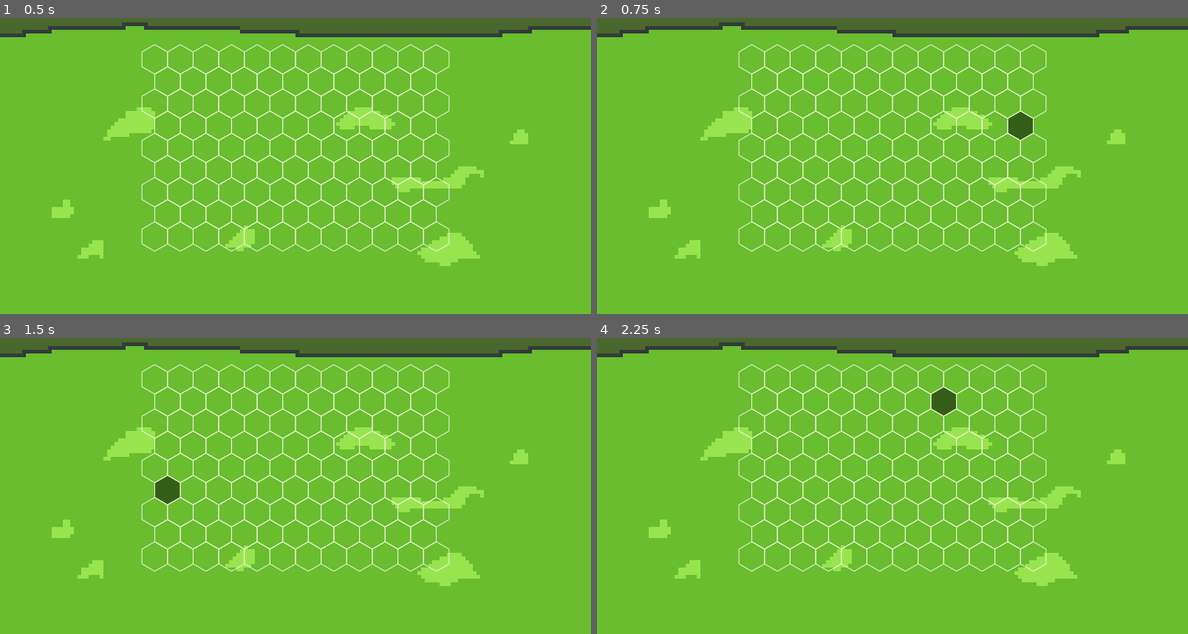
Above: before the commit, frames 1-4 (two rows, left to right).
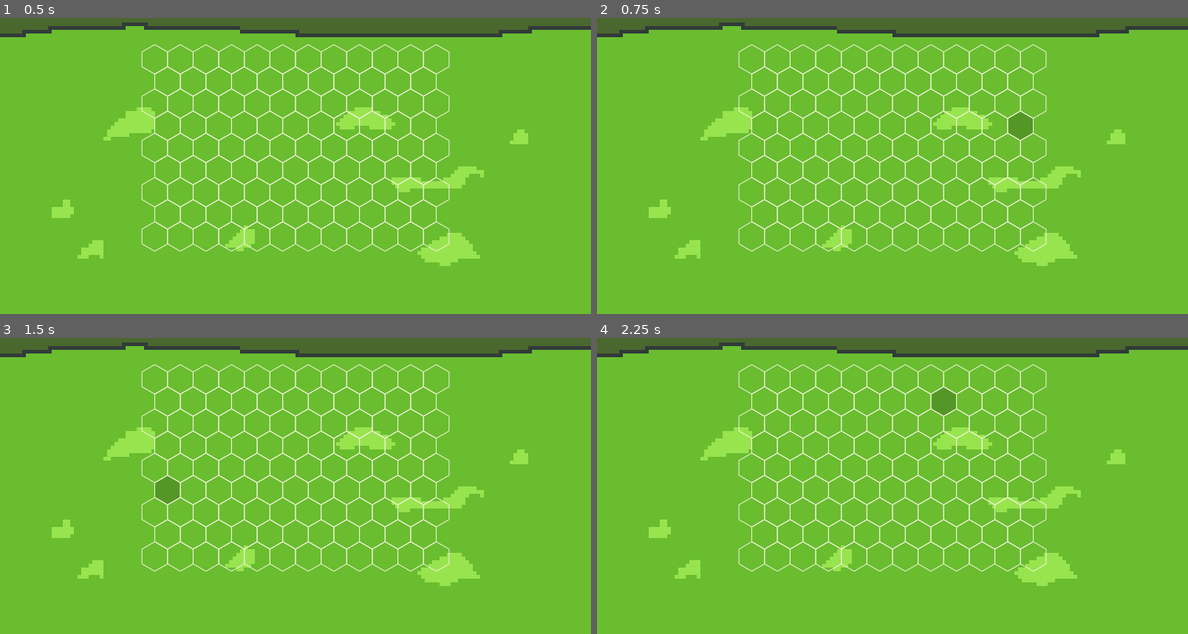
Above: after the commit, the same moments.

Repository: jerome-ceccato/HommLite
Game: Godot game, scene res://combat/CombatScene.tscn
Same seed, same stepped clock (60 frames per second), same inputs: the game is played once before the commit and once after it.
Inputs (mouse positions are in pixels of both pictures, inside the frame that each line leads up to):
- Up to frame 1 (0.5 s): no input
- Up to frame 2 (0.75 s): tap Enter at 0.5 s; move the mouse to (1022, 130) at 0.52 s
- Up to frame 3 (1.5 s): tap Space at 1.25 s; move the mouse to (177, 486) at 1.27 s
- Up to frame 4 (2.25 s): tap Enter at 2 s; move the mouse to (951, 394) at 2.02 s

Frame 1 is identical in both runs. In frame 2, 0.3% of the frame differs, in the area x 69-74%, y 31-42%; in frame 3, 0.3%; in frame 4, 0.3%, in the area x 56-61%, y 16-27%.

Commit message:
refactor

Diff:
--- a/hommlite/combat/Grid.gd
+++ b/hommlite/combat/Grid.gd
@@ -14,7 +14,7 @@
 func _draw():
 	if _hovered_cell != null:
 		var color = Color.black
-		color.a = 0.5
+		color.a = 0.2
 		draw_polygon(_hovered_cell.points, [color])
 
 	for cell in hexgrid.cells.values():
--- /dev/null
+++ b/hommlite/combat/hexgrid/HexCell.gd
@@ -0,0 +1,22 @@
+extends Reference
+
+# Represents a single cell in a hex grid
+class_name HexCell
+
+var size: Vector2
+var center: Vector2
+
+var points: Array
+
+func _init(size1: Vector2, center1: Vector2):
+	center = center1
+	size = size1
+	points = [
+		Vector2(center.x - (size.x / 2), center.y - (size.y / 4)),
+		Vector2(center.x, center.y - (size.y / 2)),
+		Vector2(center.x + (size.x / 2), center.y - (size.y / 4)),
+		Vector2(center.x + (size.x / 2), center.y + (size.y / 4)),
+		Vector2(center.x, center.y + (size.y / 2)),
+		Vector2(center.x - (size.x / 2), center.y + (size.y / 4)),
+		Vector2(center.x - (size.x / 2), center.y - (size.y / 4))
+	]
--- /dev/null
+++ b/hommlite/combat/hexgrid/HexCoords.gd
@@ -0,0 +1,19 @@
+extends Reference
+
+# Represents the 2D coordinates of a cell in a hex grid
+class_name HexCoords
+
+var x: int
+var y: int
+
+# to use a dictionary key
+var index: int
+
+func _init(x1: int, y1: int):
+	x = x1
+	y = y1
+
+	index = y * 100 + x
+
+func _to_string():
+	return "x: %s, y: %s" % [x, y]
--- a/hommlite/combat/hexgrid/HexGrid.gd
+++ b/hommlite/combat/hexgrid/HexGrid.gd
@@ -5,8 +5,8 @@
 export(int) var cells_row_count := 9
 export(int) var cells_col_count := 11
 
-# All the cells
-var cells: Dictionary # [str(HexPos): HexCell]
+# all the cells
+var cells: Dictionary # [str(HexCoords): HexCell]
 
 # private internal
 var cell_width: float
@@ -17,41 +17,7 @@
 var grid_h: float
 
 # Hex pos (TODO: replace with Vector2i when available)
-class HexPos extends Object:
-	var x: int
-	var y: int
 
-	var index: int
-
-	func _init(x1: int, y1: int):
-		x = x1
-		y = y1
-
-		index = y * 100 + x
-
-	func _to_string():
-		return "x: %s, y: %s" % [x, y]
-
-
-# Hex cell
-class HexCell:
-	var size: Vector2
-	var center: Vector2
-
-	var points: Array
-
-	func _init(size1: Vector2, center1: Vector2):
-		center = center1
-		size = size1
-		points = [
-			Vector2(center.x - (size.x / 2), center.y - (size.y / 4)),
-			Vector2(center.x, center.y - (size.y / 2)),
-			Vector2(center.x + (size.x / 2), center.y - (size.y / 4)),
-			Vector2(center.x + (size.x / 2), center.y + (size.y / 4)),
-			Vector2(center.x, center.y + (size.y / 2)),
-			Vector2(center.x - (size.x / 2), center.y + (size.y / 4)),
-			Vector2(center.x - (size.x / 2), center.y - (size.y / 4))
-		]
 
 func _ready():
 	cell_width = cell_size * sqrt(3)
@@ -74,21 +40,21 @@
 
 		for x in range(x_range):
 			var x_offset = base_x_offset + (x * cell_h_offset)
-			var pos = HexPos.new(x, y)
+			var pos = HexCoords.new(x, y)
 			var cell = HexCell.new(cell_size, Vector2(x_offset, y_offset))
 			cells[pos.index] = cell
 
-func get_cell(pos: HexPos) -> HexCell:
+func get_cell(pos: HexCoords) -> HexCell:
 	var index = pos.index
 	return cells[index] if cells.has(index) else null
 
 func get_cell_xy(x: int, y: int) -> HexCell:
-	return get_cell(HexPos.new(x, y))
+	return get_cell(HexCoords.new(x, y))
 
 func get_grid_size() -> Vector2:
 	return Vector2(grid_w, grid_h)
 
-func get_cell_index_at_point(point: Vector2) -> HexPos:
+func get_cell_index_at_point(point: Vector2) -> HexCoords:
 	return hex_find(point)
 
 func get_cell_at_point(point: Vector2) -> HexCell:
@@ -128,4 +94,4 @@
 	var z = int(cube.z)
 	var col = x + (z - (z&1)) / 2
 	var row = z
-	return HexPos.new(col, row)
+	return HexCoords.new(col, row)
--- a/hommlite/project.godot
+++ b/hommlite/project.godot
@@ -8,9 +8,20 @@
 
 config_version=4
 
-_global_script_classes=[  ]
+_global_script_classes=[ {
+"base": "Reference",
+"class": "HexCell",
+"language": "GDScript",
+"path": "res://combat/hexgrid/HexCell.gd"
+}, {
+"base": "Reference",
+"class": "HexCoords",
+"language": "GDScript",
+"path": "res://combat/hexgrid/HexCoords.gd"
+} ]
 _global_script_class_icons={
-
+"HexCell": "",
+"HexCoords": ""
 }
 
 [application]
